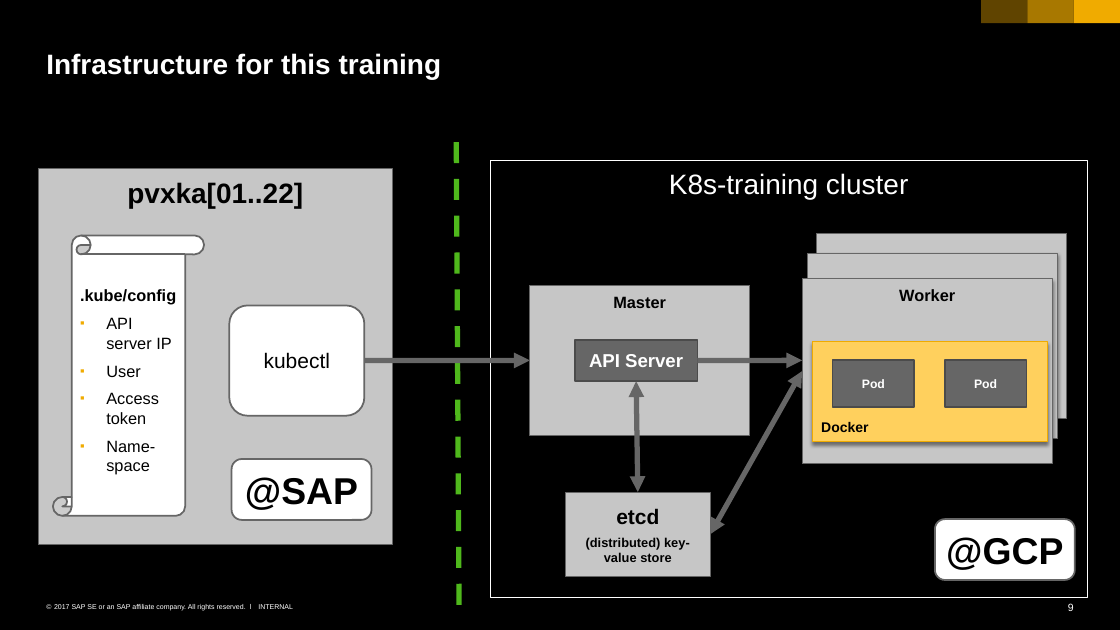
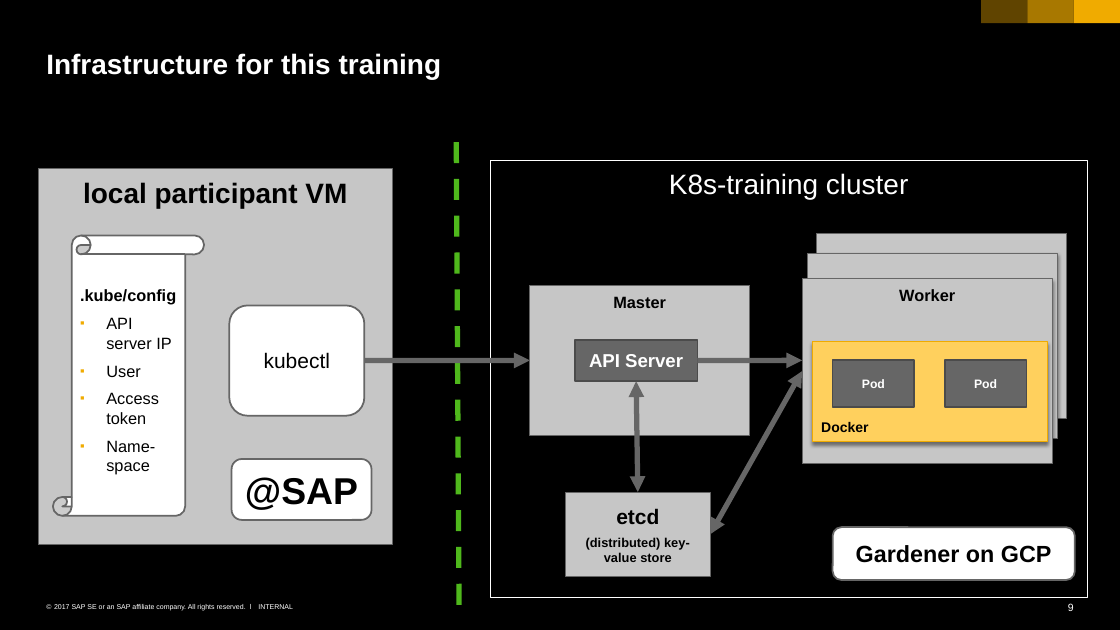
Before and after one commit to cuijiyao01/docker-k8s-training, a slide deck: slide 9 of kubernetes/01_k8s_core_components.pptx. Drawn at 1120x630 pixels with LibreOffice and Linux fonts; fonts in the diff are those of the drawing. Boxes give left, top, right and bottom in pixels: in the first picture for what was removed or moved away, otherwise in the second. Text is boxed around its words. In the diff, an @@ line names an element or a change of style, - is before the commit and + after.

Commit message:
updated landscape diagram with gardener

```diff
--- a/kubernetes/01_k8s_core_components.pptx
+++ b/kubernetes/01_k8s_core_components.pptx
@@ text in rectangle at <box>83,182,347,208</box>: text changed @@
-pvxka[01..22]
+local participant VM
@@ rounded rectangle "Gardener on GCP": place and size @@
-rounded rectangle "Gardener on GCP" at <box>934,519,1075,579</box>
+rounded rectangle "Gardener on GCP" at <box>832,527,1074,580</box>
@@ text in rounded rectangle at <box>856,545,1052,563</box>: text changed; size 32 to 20 pt @@
-@GCP
+Gardener on GCP
```
